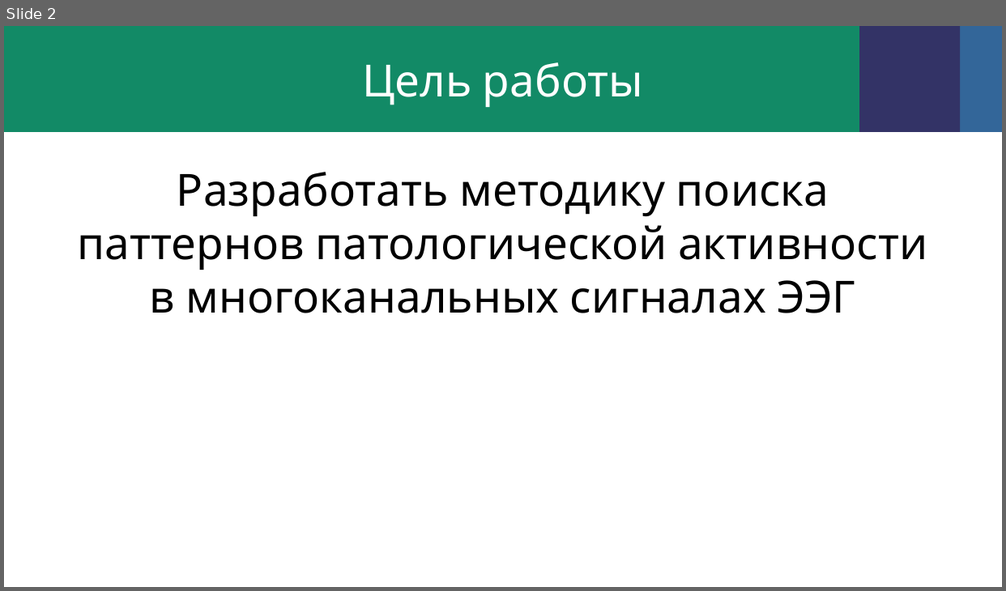
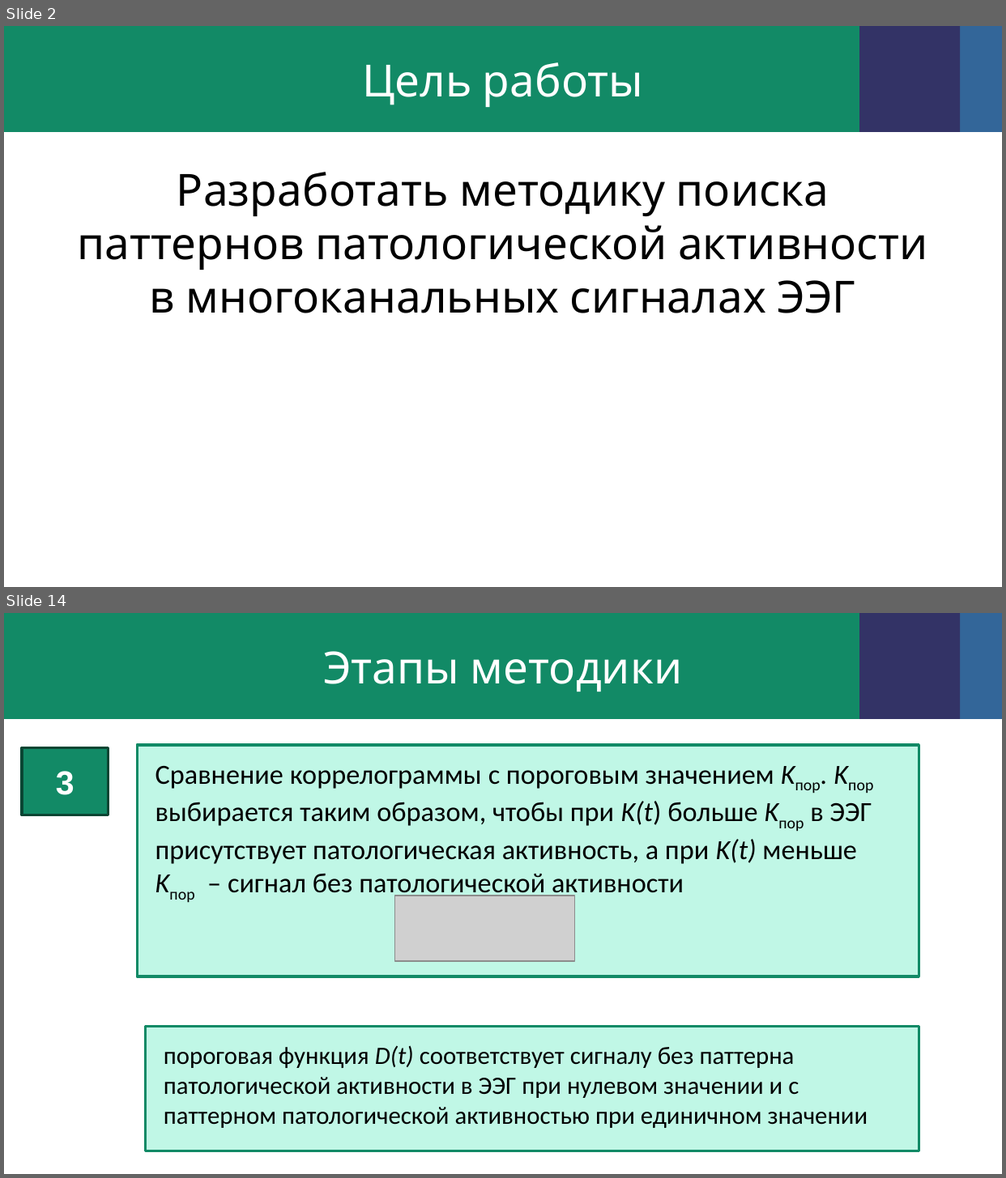
Before and after one commit to dina586/essay_eng, a slide deck: презентация.pptx. Shown one above the other, each under a label of ours: slide 2 before the commit, slides 2 and 14 after it; the slides between them are not shown. The pictures are 1006x591 and 1006x1178 pixels, drawn with LibreOffice and Linux fonts; fonts in the diff are those of the drawing; grey boxes stand for pictures; background and template pictures are left out. Boxes give left, top, right and bottom in pixels: in the first picture for what was removed or moved away, otherwise in the second. Text is boxed around its words. In the diff, an @@ line names an element or a change of style, - is before the commit and + after.

```diff
--- a/презентация.pptx
+++ b/презентация.pptx
@@ slide 14 added at [4,613,1002,1174], background picture (left out); not listed: 3 template elements that a slide beside it also shows @@
@@ title added at [323,651,683,692], 32 pt, text #FFFFFF @@
+Этапы методики
@@ rectangle added at [22,747,108,815], fill #128A66, outline #094533 2 pt, 24 pt, text #FFFFFF, bold @@
+3
@@ rectangle added at [137,745,918,976], fill #C0F7E6, outline #128A66 2 pt @@
@@ text added at [155,765,872,900], 20 pt, text #000000 @@
+Сравнение коррелограммы с пороговым значением Kпор. Kпор выбирается таким образом, чтобы при K(t) больше Kпор в ЭЭГ присутствует патологическая активность, а при K(t) меньше Kпор – сигнал без патологической активности
@@ picture added at [395,896,575,961] @@
@@ rectangle added at [146,1027,919,1152], fill #C0F7E6, outline #128A66 2 pt @@
@@ text added at [164,1046,868,1128], 18 pt, text #000000 @@
+пороговая функция D(t) соответствует сигналу без паттерна патологической активности в ЭЭГ при нулевом значении и с паттерном патологической активностью при единичном значении
```
Also in this commit, not shown: 2 slides changed, 12 other slides added, 2 slides removed, 21 other files.
